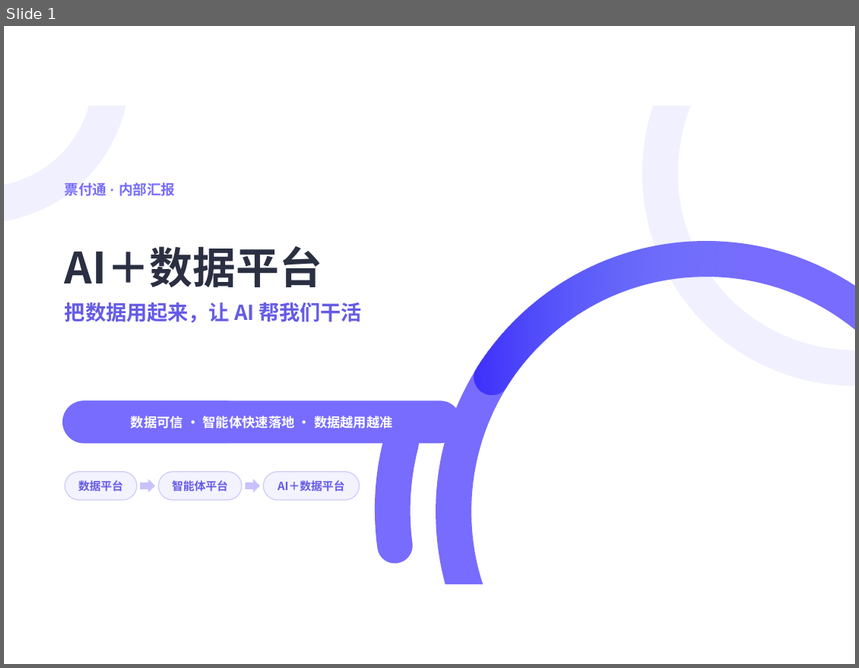
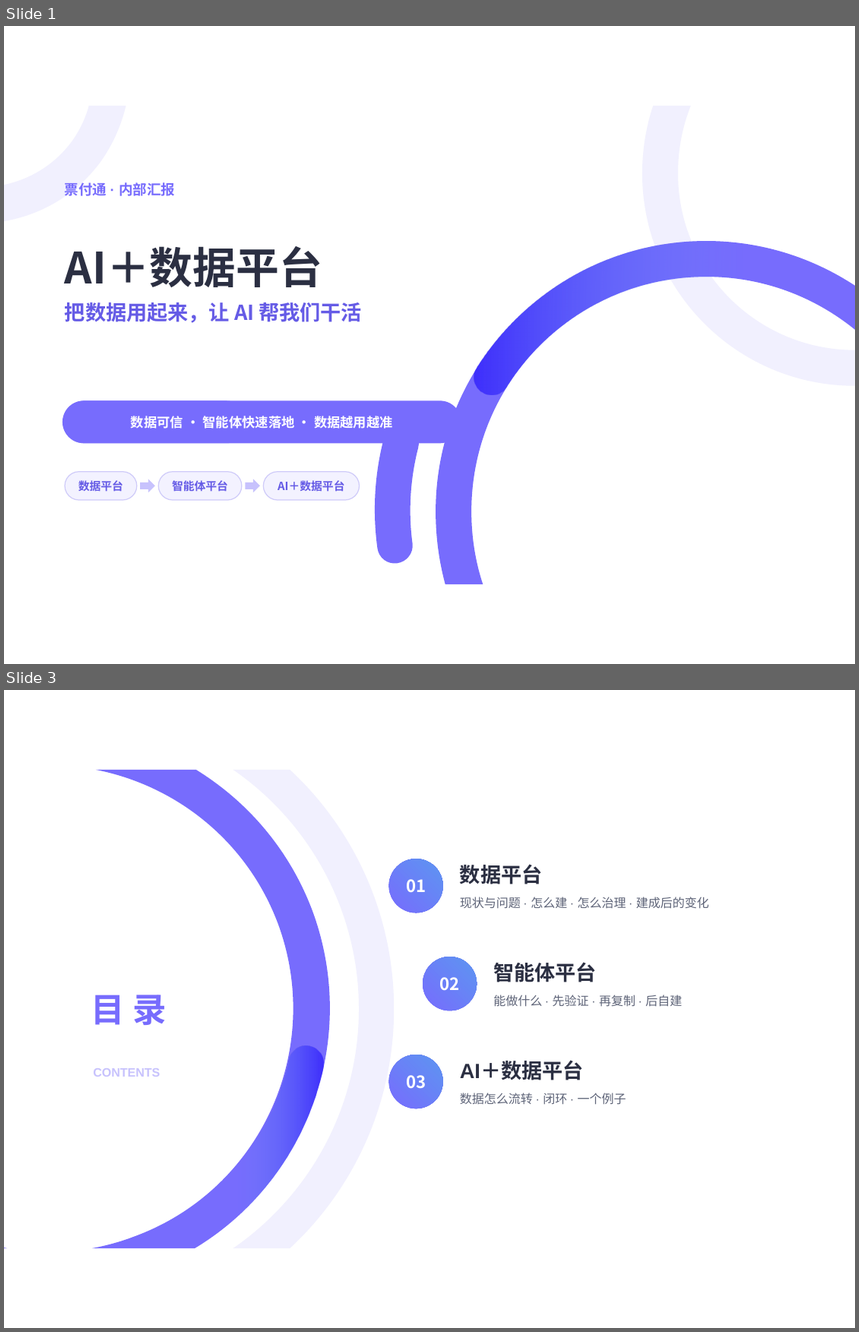
Before and after one commit to keanying/relevance, a slide deck: AI＋数据平台_老板汇报.pptx. Shown one above the other, each under a label of ours: slide 1 before the commit, slides 1 and 3 after it; the slides between them are not shown. The pictures are 859x668 and 859x1332 pixels, drawn with LibreOffice and Linux fonts; fonts in the diff are those of the drawing. Boxes give left, top, right and bottom in pixels: in the first picture for what was removed or moved away, otherwise in the second. Text is boxed around its words. In the diff, an @@ line names an element or a change of style, - is before the commit and + after.

```diff
--- a/AI＋数据平台_老板汇报.pptx
+++ b/AI＋数据平台_老板汇报.pptx
@@ slide 3 added at (4,690,855,1328), background #FFFFFF @@
@@ freeform shape added at (4,770,330,1249), fill #776CFD @@
@@ freeform shape added at (233,770,394,1249), fill #776CFD at 10% opacity @@
@@ ellipse added at (389,859,443,913), fill gradient #776CFD to #5D95F1 @@
@@ ellipse added at (389,859,443,913), 18 pt, text #FFFFFF, bold @@
+01
@@ text added at (460,864,542,885), 22 pt, text #2B2F42, bold @@
+数据平台
@@ text added at (460,897,709,909), 13 pt, text #5E6478 @@
+现状与问题 · 怎么建 · 怎么治理 · 建成后的变化
@@ ellipse added at (423,957,477,1011), fill gradient #776CFD to #5D95F1 @@
@@ ellipse added at (423,957,477,1011), 18 pt, text #FFFFFF, bold @@
+02
@@ text added at (493,962,597,983), 22 pt, text #2B2F42, bold @@
+智能体平台
@@ title added at (91,995,166,1025), 36 pt, text #776CFD, bold @@
+目 录
@@ text added at (493,995,682,1007), 13 pt, text #5E6478 @@
+能做什么 · 先验证 · 再复制 · 后自建
@@ freeform shape added at (4,1046,323,1249), fill gradient #5D95F1 to #2513FC @@
@@ text added at (93,1068,160,1077), 13 pt, text #C7C2FD, bold @@
+CONTENTS
@@ ellipse added at (389,1055,443,1109), fill gradient #776CFD to #5D95F1 @@
@@ ellipse added at (389,1055,443,1109), 18 pt, text #FFFFFF, bold @@
+03
@@ text added at (460,1062,584,1081), 22 pt, text #2B2F42, bold @@
+AI＋数据平台
@@ text added at (460,1093,626,1105), 13 pt, text #5E6478 @@
+数据怎么流转 · 闭环 · 一个例子
```
Also in this commit, not shown: 21 slides changed, 33 other slides added, 7 slides removed.
